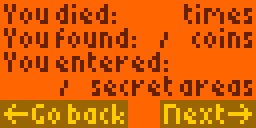
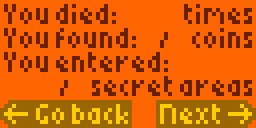
Layer changes from the first 256px x 128px image to the second:
painted on "stats-screen" over bbox(0, 100, 256, 128)
